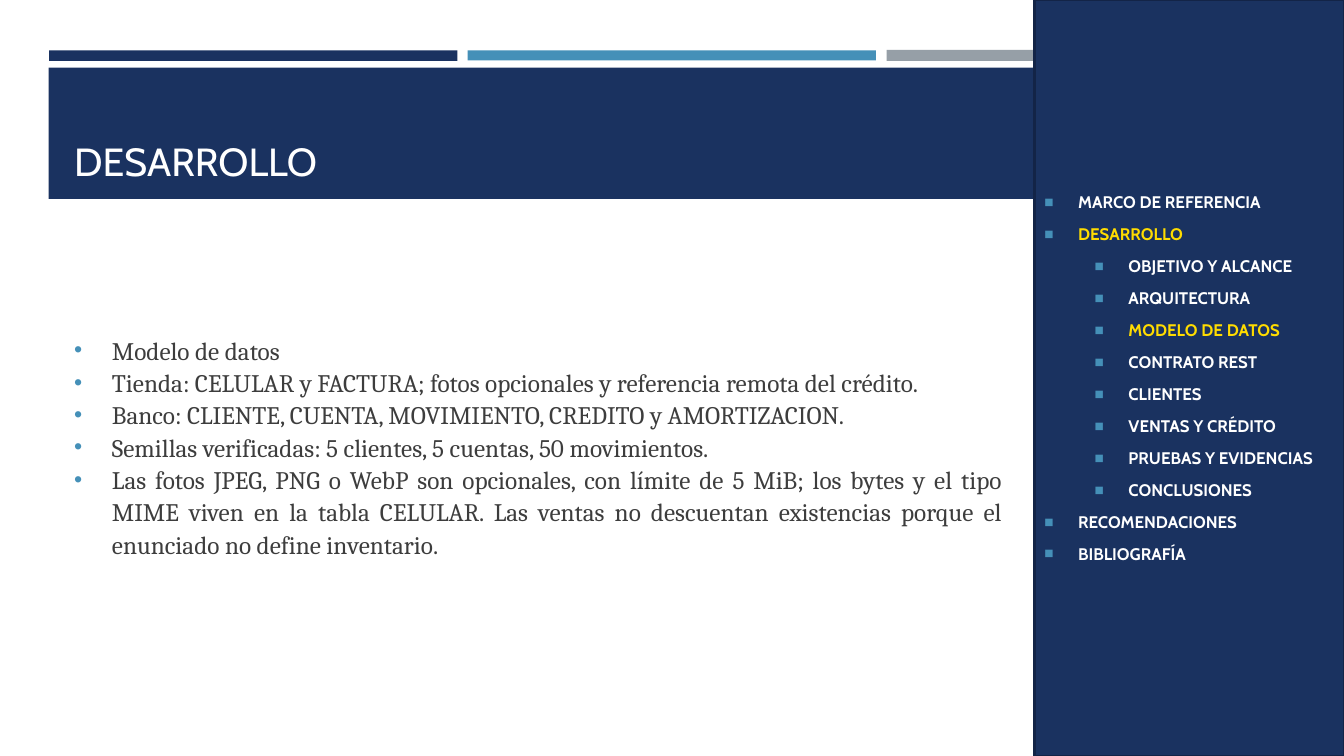
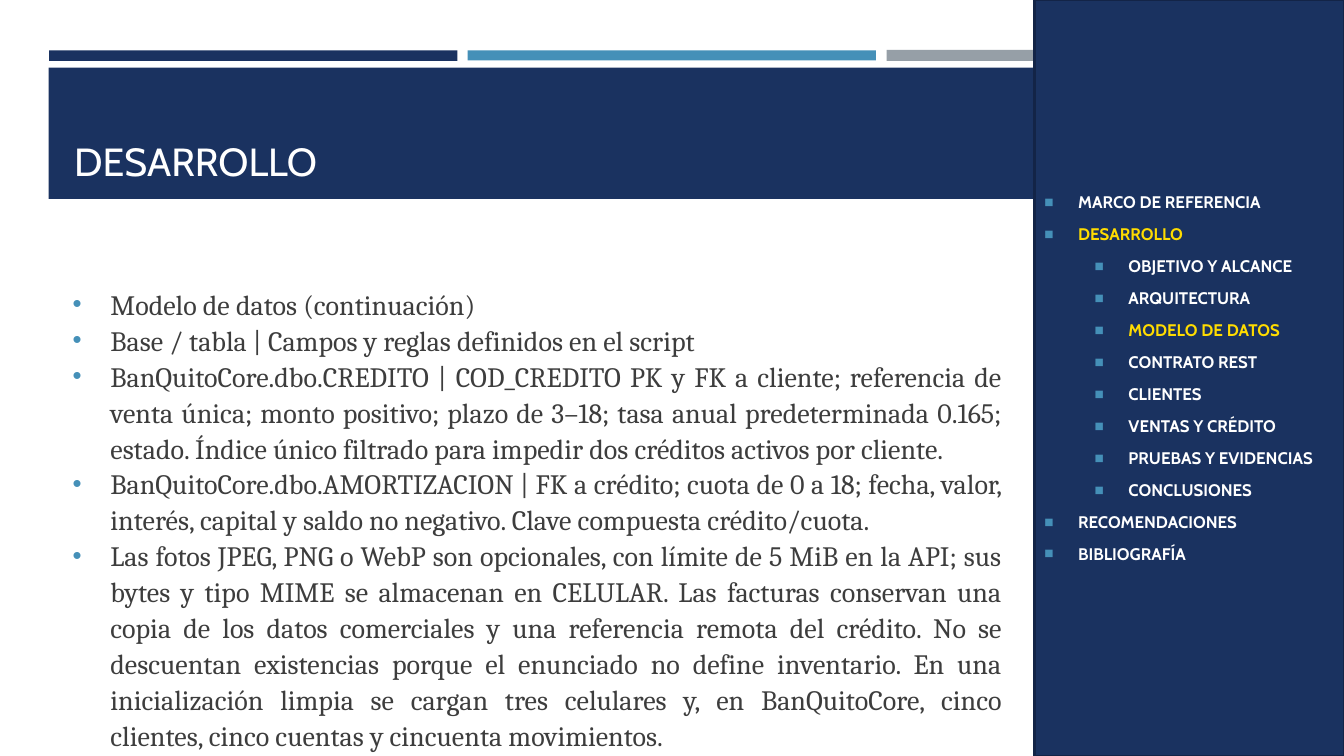
Before and after one commit to gamurigm/examen-arq-1, a slide deck: slide 48 of 05. DOCUMENTACION/02. PRESENTACION/PRESENTACION_CELULAR_BDDLOCAL_RESTFUL_DOTNET_GR09.pptx (slide 7 before the commit). Drawn at 1344x756 pixels with LibreOffice and Linux fonts; fonts in the diff are those of the drawing. Boxes give left, top, right and bottom in pixels: in the first picture for what was removed or moved away, otherwise in the second. Text is boxed around its words. In the diff, an @@ line names an element or a change of style, - is before the commit and + after.

```diff
--- a/05. DOCUMENTACION/02. PRESENTACION/PRESENTACION_CELULAR_BDDLOCAL_RESTFUL_DOTNET_GR09.pptx
+++ b/05. DOCUMENTACION/02. PRESENTACION/PRESENTACION_CELULAR_BDDLOCAL_RESTFUL_DOTNET_GR09.pptx
@@ text at (110,295,1002,752): text changed; size 18 to 20 pt @@
-• Modelo de datos
-• Tienda: CELULAR y FACTURA; fotos opcionales y referencia remota del crédito.
-• Banco: CLIENTE, CUENTA, MOVIMIENTO, CREDITO y AMORTIZACION.
-• Semillas verificadas: 5 clientes, 5 cuentas, 50 movimientos.
-• Las fotos JPEG, PNG o WebP son opcionales, con límite de 5 MiB; los bytes y el tipo MIME viven en la tabla CELULAR. Las ventas no descuentan existencias porque el enunciado no define inventario.
+• Modelo de datos (continuación)
+• Base / tabla | Campos y reglas definidos en el script
+• BanQuitoCore.dbo.CREDITO | COD_CREDITO PK y FK a cliente; referencia de venta única; monto positivo; plazo de 3–18; tasa anual predeterminada 0.165; estado. Índice único filtrado para impedir dos créditos activos por cliente.
+• BanQuitoCore.dbo.AMORTIZACION | FK a crédito; cuota de 0 a 18; fecha, valor, interés, capital y saldo no negativo. Clave compuesta crédito/cuota.
+• Las fotos JPEG, PNG o WebP son opcionales, con límite de 5 MiB en la API; sus bytes y tipo MIME se almacenan en CELULAR. Las facturas conservan una copia de los datos comerciales y una referencia remota del crédito. No se descuentan existencias porque el enunciado no define inventario. En una inicialización limpia se cargan tres celulares y, en BanQuitoCore, cinco clientes, cinco cuentas y cincuenta movimientos.
```
Also in this commit, not shown: 59 other slides changed, 31 slides added, 6 other files.
